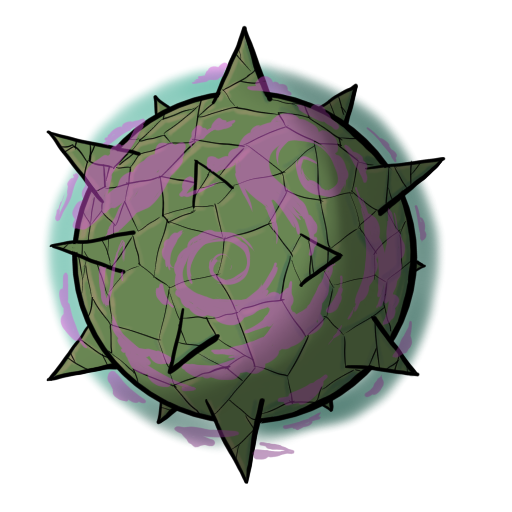
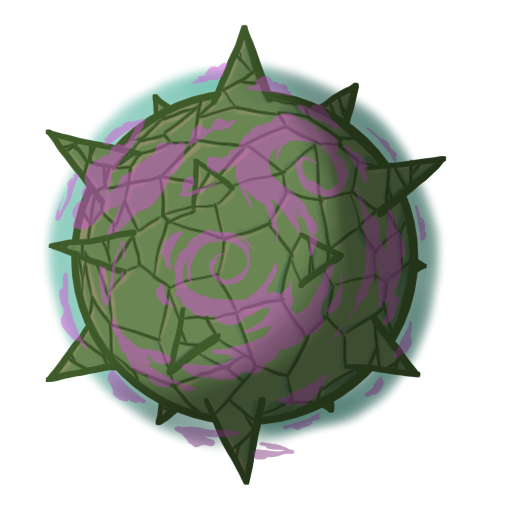
Two versions of the same layered image (512 × 512). Layer-by-layer changes:
painted on "Layer 2" over <box>45,24,447,485</box>
